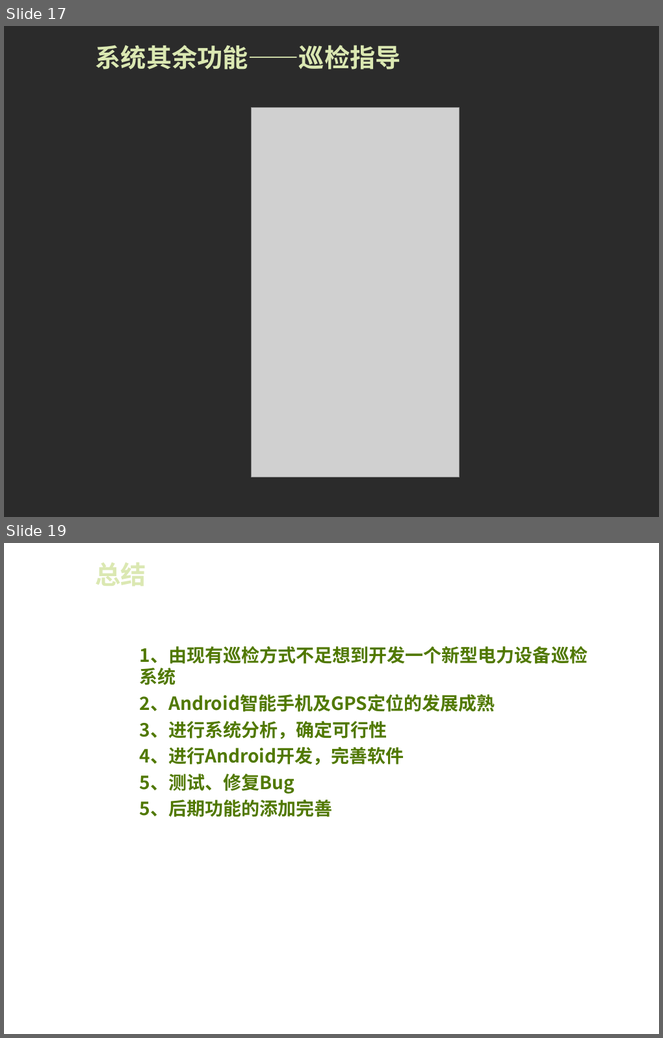
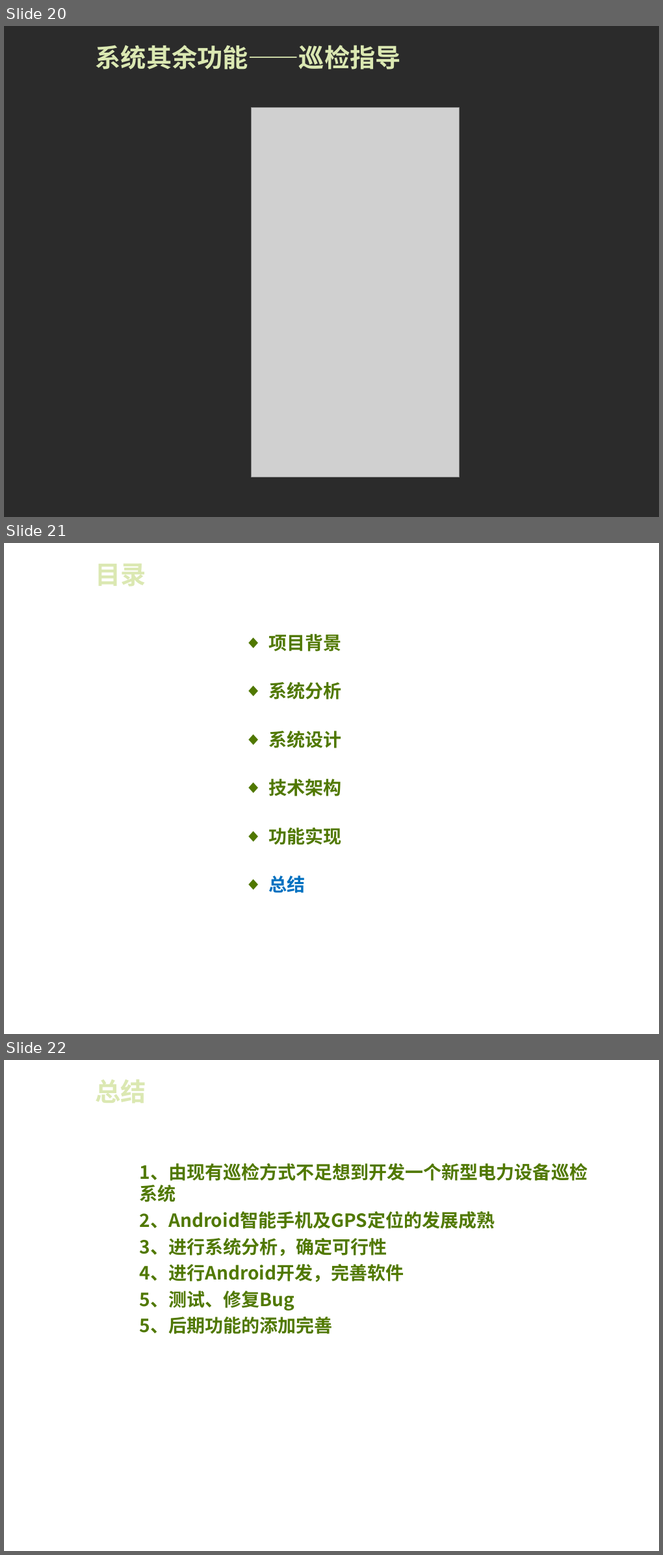
Before and after one commit to MyLifeMyTravel/Graduation, a slide deck: 毕业设计/毕业论文答辩-厉圣杰.ppt. Shown one above the other, each under a label of ours: slides 17 and 19 before the commit, slides 20, 21 and 22 after it; the slides between them are not shown. The pictures are 663x1038 and 663x1555 pixels, drawn with LibreOffice and Linux fonts; fonts in the diff are those of the drawing; grey boxes stand for pictures; background and template pictures are left out; a plain dark background stands for a picture behind light text. Boxes give left, top, right and bottom in pixels: in the first picture for what was removed or moved away, otherwise in the second. Text is boxed around its words. In the diff, an @@ line names an element or a change of style, - is before the commit and + after.

```diff
--- a/毕业设计/毕业论文答辩-厉圣杰.ppt
+++ b/毕业设计/毕业论文答辩-厉圣杰.ppt
@@ slide 21 added at [4,543,659,1034], background picture (left out) @@
@@ title added at [89,552,651,596], 28 pt, text #DBE8B2, bold @@
+目录
@@ text added at [269,634,341,893], 20 pt, text #507800, bold @@
+◆ 项目背景
+◆ 系统分析
+◆ 系统设计
+◆ 技术架构
+◆ 功能实现
+◆ 总结
@@ what was slide 17 is now slide 20 @@
@@ what was slide 19 is now slide 22 @@
```
Also in this commit, not shown: 8 slides changed, 2 other slides added, 1 slide removed, 1 other file.
